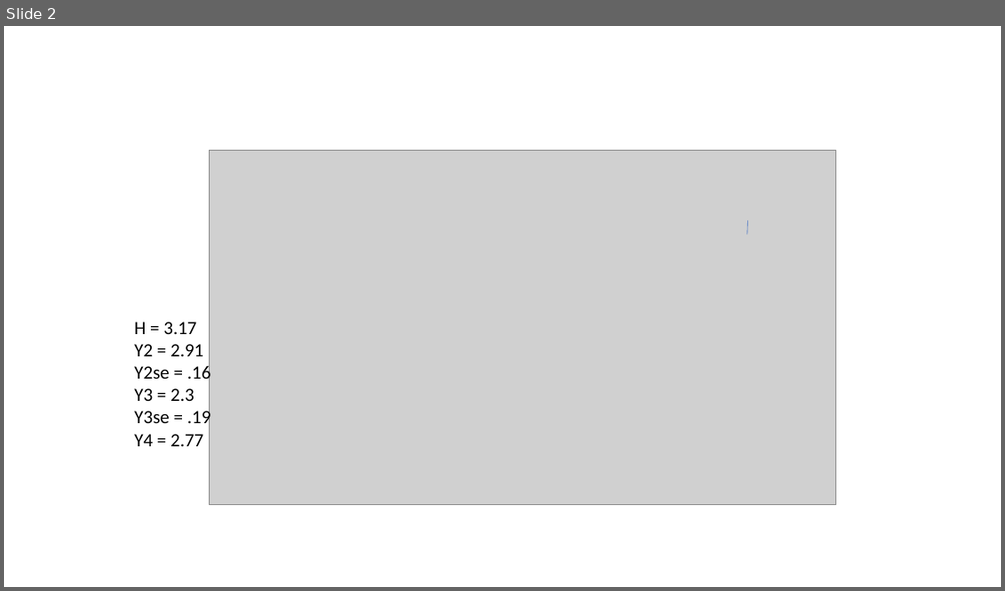
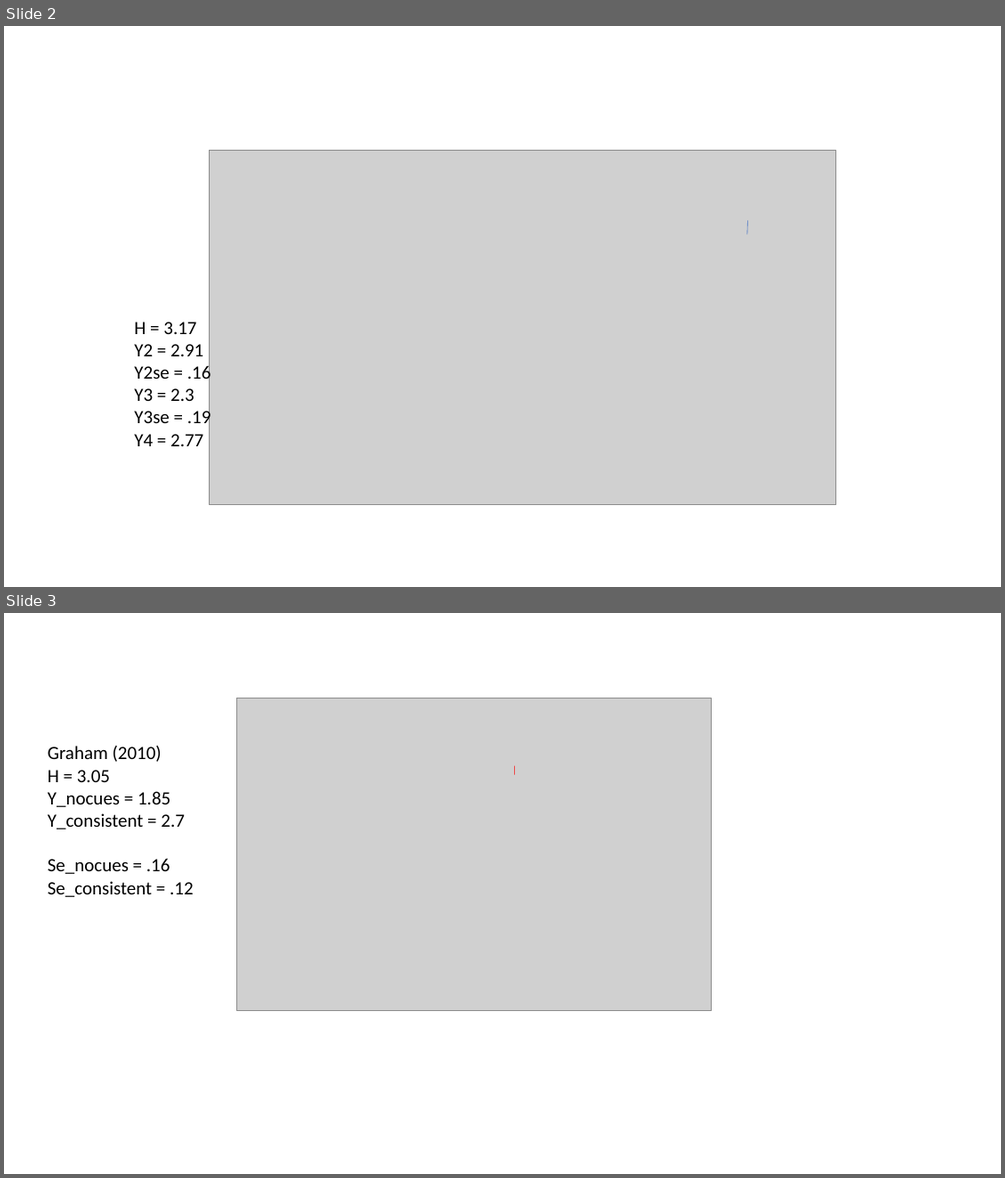
Before and after one commit to mllewis/me_vocab, a slide deck: pre-processing/MA/analysis/plot_measurements.pptx. Shown one above the other, each under a label of ours: slide 2 before the commit, slides 2 and 3 after it. The pictures are 1005x591 and 1005x1178 pixels, drawn with LibreOffice and Linux fonts; fonts in the diff are those of the drawing; grey boxes stand for pictures. Boxes give left, top, right and bottom in pixels: in the first picture for what was removed or moved away, otherwise in the second. Text is boxed around its words. In the diff, an @@ line names an element or a change of style, - is before the commit and + after.

```diff
--- a/pre-processing/MA/analysis/plot_measurements.pptx
+++ b/pre-processing/MA/analysis/plot_measurements.pptx
@@ slide 3 added at [4,613,1001,1174], background #FFFFFF @@
@@ picture added at [237,698,712,1011] @@
@@ text added at [48,746,194,897], 18 pt, text #000000 @@
+Graham (2010)
+Y_nocues = 1.85
+Y_consistent = 2.7
+Se_nocues = .16
+Se_consistent = .12
@@ text added at [48,770,110,782], 18 pt, text #000000 @@
+H = 3.05
@@ line added from (515, 765) to (515, 774), #FF0000 0.5 pt @@
```
Also in this commit, not shown: 10 other files.
